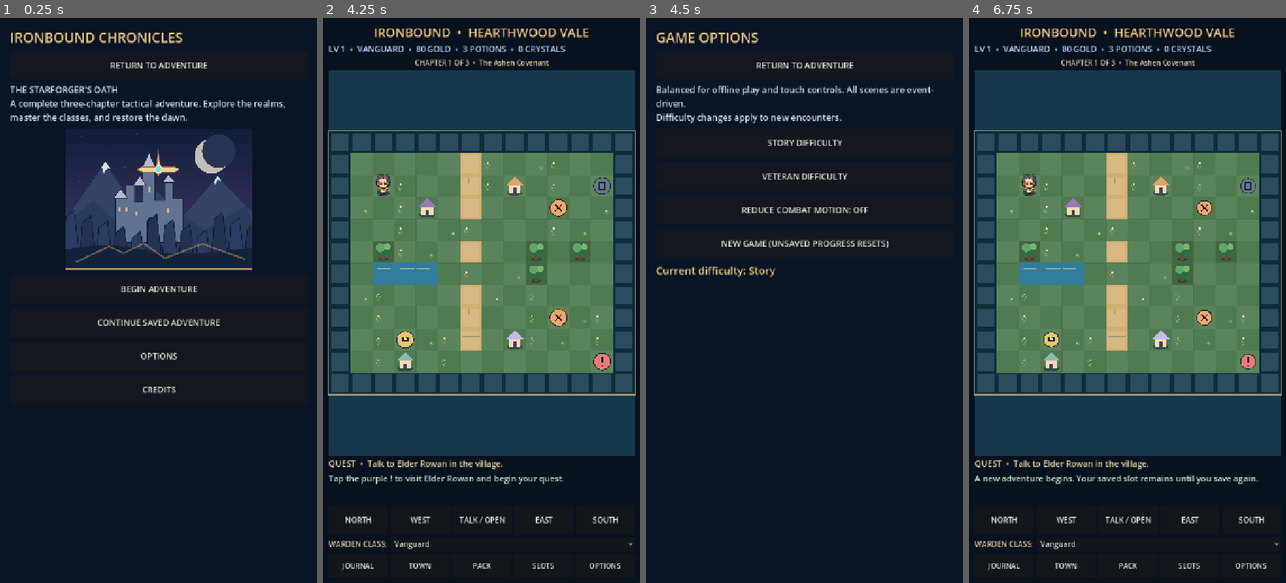
Above: before the commit, frames 1-4 (left to right).
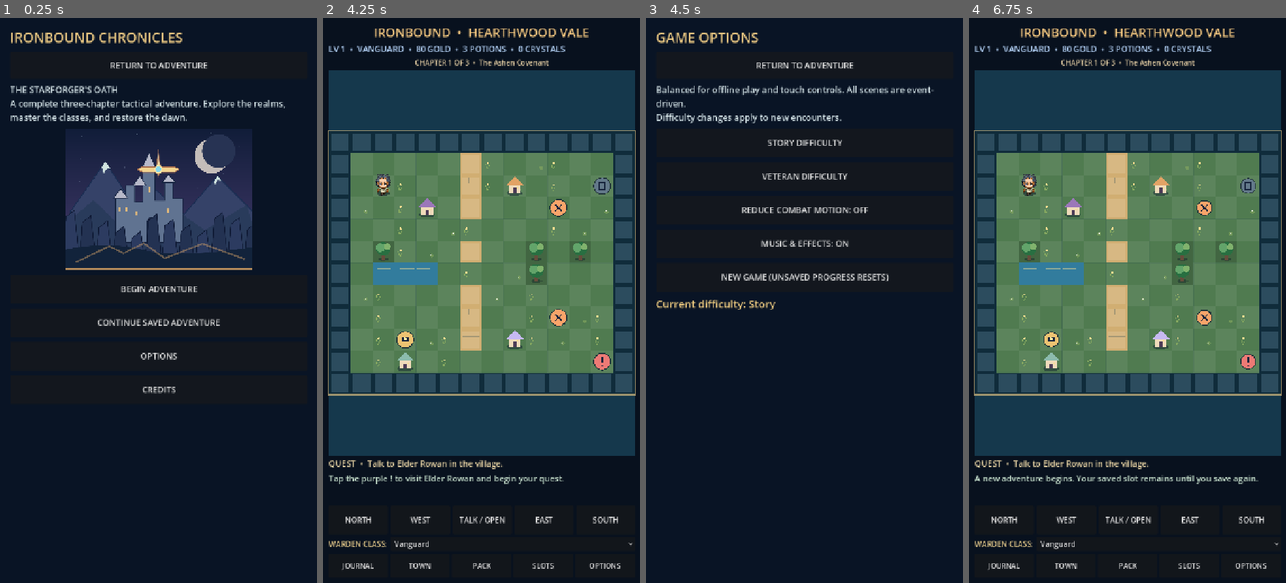
Above: after the commit, the same moments.

Repository: timnagytaxes-svg/android-test-apk
Game: Godot game, scene res://v06/world_game.tscn
Two runs of this game, one before a commit and one after it. Both use one fixed random seed, a clock stepped at 60 frames per second and the inputs below.
Inputs:
- Up to frame 1 (0.25 s): no input
- Up to frame 2 (4.25 s): click "JOURNAL" at 0.5 s; click "TOWN" at 1.25 s; click "PACK" at 2 s; click "SLOTS" at 2.75 s; click "BEGIN ADVENTURE" at 3.5 s
- Up to frame 3 (4.5 s): click "OPTIONS" at 4.25 s
- Up to frame 4 (6.75 s): click "STORY DIFFICULTY" at 5 s; click "STORY DIFFICULTY" at 5.75 s; click "NEW GAME (UNSAVED PROGRESS RE…" at 6.5 s

Frames 1-2 are identical in both runs. In frame 3, 1.6% of the frame differs, in the area x 3-77%, y 39-52%; in frame 4, nothing differs.

Commit message:
Add original synthesized JRPG sound, ambient themes and saved audio settings

Diff:
--- a/godot/v06/campaign/campaign.gd
+++ b/godot/v06/campaign/campaign.gd
@@ -15,6 +15,7 @@
 var forge_armor: int = 0
 var difficulty: int = CLASSIC_DIFFICULTY
 var reduced_motion: bool = false
+var sound_enabled: bool = true
 var encounters_won: int = 0
 var encounters_lost: int = 0
 var treasures_found: int = 0
@@ -162,7 +163,7 @@
         states.append(zone.to_dict())
     return {"schema": 1, "chapter": chapter, "gold": gold, "crystals": crystals,
         "forge_power": forge_power, "forge_armor": forge_armor,
-        "difficulty": difficulty, "reduced_motion": reduced_motion,
+        "difficulty": difficulty, "reduced_motion": reduced_motion, "sound_enabled": sound_enabled,
         "encounters_won": encounters_won, "encounters_lost": encounters_lost,
         "treasures_found": treasures_found, "party_wounds": party_wounds.duplicate(),
         "achievements": achievements.duplicate(), "zones": states}
@@ -212,6 +213,7 @@
     treasures_found = maxi(0, int(data.get("treasures_found",0)))
     difficulty = mode
     reduced_motion = bool(data.get("reduced_motion",false))
+    sound_enabled = bool(data.get("sound_enabled",true))
     party_wounds = saved_wounds.duplicate()
     achievements.clear()
     for item: Variant in data["achievements"]:
--- /dev/null
+++ b/godot/v06/presentation/sound.gd
@@ -0,0 +1,112 @@
+class_name V6Sound
+extends Node
+
+# Entirely original synthesized fantasy chimes. No external audio libraries,
+# licensed music or network streams. WAV buffers are generated only once.
+const RATE: int = 16000
+
+var enabled: bool = true
+var _effects: Dictionary = {}
+var _themes: Dictionary = {}
+var _music: AudioStreamPlayer
+var _voices: Array[AudioStreamPlayer] = []
+var _next_voice: int = 0
+var _current_theme: String = ""
+
+func _ready() -> void:
+    _music = AudioStreamPlayer.new()
+    _music.volume_db = -26.0
+    add_child(_music)
+    for i: int in range(3):
+        var voice := AudioStreamPlayer.new()
+        voice.volume_db = -12.0
+        add_child(voice)
+        _voices.append(voice)
+    _effects["ui"] = _tone(740.0, 0.09, "sine")
+    _effects["step"] = _tone(360.0, 0.07, "low")
+    _effects["shop"] = _tone(980.0, 0.17, "bell")
+    _effects["potion"] = _tone(580.0, 0.21, "bell")
+    _effects["spell"] = _tone(880.0, 0.24, "bell")
+    _effects["hit"] = _tone(180.0, 0.16, "low")
+    _effects["victory"] = _tone(1175.0, 0.37, "bell")
+    _effects["defeat"] = _tone(190.0, 0.37, "low")
+    _effects["portal"] = _tone(630.0, 0.40, "bell")
+    _themes["world"] = _melody([220.0, 329.6, 392.0, 329.6, 261.6, 349.2, 440.0, 349.2], 0.42)
+    _themes["battle"] = _melody([164.8, 220.0, 246.9, 220.0, 164.8, 196.0, 293.7, 261.6], 0.26)
+    set_theme("world")
+
+func set_enabled(value: bool) -> void:
+    enabled = value
+    if enabled:
+        set_theme("world" if _current_theme.is_empty() else _current_theme)
+    else:
+        _music.stop()
+        for voice: AudioStreamPlayer in _voices:
+            voice.stop()
+
+func set_theme(mode: String) -> void:
+    if not _themes.has(mode):
+        return
+    if _current_theme == mode and _music.playing:
+        return
+    _current_theme = mode
+    if not enabled:
+        return
+    _music.stop()
+    _music.stream = _themes[mode]
+    _music.play()
+
+func play_sfx(kind: String) -> void:
+    if not enabled or not _effects.has(kind) or _voices.is_empty():
+        return
+    var voice: AudioStreamPlayer = _voices[_next_voice]
+    _next_voice = (_next_voice + 1) % _voices.size()
+    voice.stop()
+    voice.stream = _effects[kind]
+    voice.play()
+
+func _tone(frequency: float, length_seconds: float, waveform: String) -> AudioStreamWAV:
+    var count: int = int(float(RATE)*length_seconds)
+    var pcm := PackedByteArray()
+    pcm.resize(count*2)
+    for i: int in range(count):
+        var t: float = float(i)/float(RATE)
+        var progress: float = float(i)/float(count)
+        var pitch: float = frequency*(1.0-0.23*progress)
+        var carrier: float = sin(TAU*pitch*t)
+        if waveform == "bell":
+            carrier += 0.31*sin(TAU*pitch*2.02*t)
+        elif waveform == "low":
+            carrier += 0.45*sin(TAU*pitch*0.51*t)
+        var envelope: float = pow(1.0-progress, 2.3)
+        var amplitude: int = int(clampf(carrier*envelope*9500.0,-32000.0,32000.0))
+        pcm.encode_s16(i*2,amplitude)
+    var stream := AudioStreamWAV.new()
+    stream.format = AudioStreamWAV.FORMAT_16_BITS
+    stream.mix_rate = RATE
+    stream.stereo = false
+    stream.data = pcm
+    return stream
+
+func _melody(notes: Array[float], note_duration: float) -> AudioStreamWAV:
+    var frames_per_note: int = int(float(RATE)*note_duration)
+    var count: int = frames_per_note*notes.size()
+    var pcm := PackedByteArray()
+    pcm.resize(count*2)
+    for i: int in range(count):
+        var note_index: int = mini(i/frames_per_note,notes.size()-1)
+        var local: float = float(i%frames_per_note)/float(frames_per_note)
+        var t: float = float(i)/float(RATE)
+        var f: float = notes[note_index]
+        var signal_value: float = 0.54*sin(TAU*f*t)+0.21*sin(TAU*f*2.0*t)+0.18*sin(TAU*f/2.0*t)
+        var envelope: float = minf(1.0,local*10.0)*pow(1.0-local,0.6)
+        pcm.encode_s16(i*2,int(clampf(signal_value*envelope*6600.0,-32000.0,32000.0)))
+    var stream := AudioStreamWAV.new()
+    stream.format = AudioStreamWAV.FORMAT_16_BITS
+    stream.mix_rate = RATE
+    stream.stereo = false
+    stream.data = pcm
+    stream.loop_mode = AudioStreamWAV.LOOP_FORWARD
+    stream.loop_begin = 0
+    stream.loop_end = count
+    return stream
--- a/godot/v06/world_game.gd
+++ b/godot/v06/world_game.gd
@@ -12,12 +12,16 @@
 var menu_row: HBoxContainer
 var _returning: bool = false
 var _save_store := V6SaveStore.new()
+var _sound: V6Sound
 
 func _ready() -> void:
     super._ready()
     _install_world()
     _install_menu()
     _install_overlay()
+    _sound = V6Sound.new()
+    add_child(_sound)
+    game.animate.connect(_play_combat_sound)
     _refresh()
     _open_panel("title")
 
@@ -192,6 +196,7 @@
             _panel_button("STORY DIFFICULTY",_difficulty.bind(0))
             _panel_button("VETERAN DIFFICULTY",_difficulty.bind(1))
             _panel_button("REDUCE COMBAT MOTION: %s" % ("ON" if campaign.reduced_motion else "OFF"),_toggle_motion)
+            _panel_button("MUSIC & EFFECTS: %s" % ("ON" if campaign.sound_enabled else "OFF"),_toggle_sound)
             _panel_button("NEW GAME (UNSAVED PROGRESS RESETS)",_reset_campaign)
             _section("Current difficulty: %s" % ("Veteran" if campaign.difficulty == 1 else "Story"))
         "ending":
@@ -202,6 +207,8 @@
 
 func _purchase(product: String) -> void:
     if campaign.shop_purchase(product,game.bag):
+        if _sound != null:
+            _sound.play_sfx("shop")
         _save_world(true)
     _refresh()
     _open_panel("camp" if overlay_mode == "camp" else "shop")
@@ -240,6 +247,19 @@
     _save_world(true)
     _refresh()
     _open_panel("settings")
+
+func _toggle_sound() -> void:
+    campaign.sound_enabled = not campaign.sound_enabled
+    if _sound != null:
+        _sound.set_enabled(campaign.sound_enabled)
+    _save_world(true)
+    _open_panel("settings")
+
+func _play_combat_sound(event: Dictionary) -> void:
+    if _sound == null:
+        return
+    var kind: String = str(event.get("kind","attack"))
+    _sound.play_sfx("potion" if kind in ["mend","potion"] else ("spell" if kind in ["ember","frost","arc","surge"] else "hit"))
 
 func _toggle_motion() -> void:
     campaign.reduced_motion = not campaign.reduced_motion
@@ -254,6 +274,8 @@
     game.bag = ModuleInventory.new()
     game.progression = V4Progression.new()
     _change_world(campaign.current_zone())
+    if _sound != null:
+        _sound.set_enabled(true)
     _message = "A new adventure begins. Your saved slot remains until you save again."
     _close_panel()
     _refresh()
@@ -284,11 +306,19 @@
 func _interact_here() -> void:
     var place: String = (world as V6ZoneWorld).location_id(world.player)
     match place:
-        "merchant": _open_panel("shop")
-        "camp": _open_panel("camp")
+        "merchant":
+            if _sound != null:
+                _sound.play_sfx("ui")
+            _open_panel("shop")
+        "camp":
+            if _sound != null:
+                _sound.play_sfx("ui")
+            _open_panel("camp")
         "chronicle": _open_panel("journal")
         "gate_forward":
             if campaign.travel(campaign.chapter + 1):
+                if _sound != null:
+                    _sound.play_sfx("portal")
                 _stop_walk()
                 _change_world(campaign.current_zone())
                 _message = "A new chapter begins: " + str(V6ZoneWorld.ZONE_DATA[campaign.chapter]["story"])
@@ -298,6 +328,8 @@
             _refresh()
         "gate_back":
             if campaign.travel(campaign.chapter - 1):
+                if _sound != null:
+                    _sound.play_sfx("portal")
                 _stop_walk()
                 _change_world(campaign.current_zone())
                 _message = "You return to %s." % str(V6ZoneWorld.ZONE_DATA[campaign.chapter]["name"])
@@ -319,6 +351,8 @@
         return
     _stop_walk()
     _close_panel()
+    if _sound != null:
+        _sound.set_theme("battle")
     _active_encounter = encounter
     _returning = false
     game.new_encounter(false, (world as V6ZoneWorld).battle_key(encounter))
@@ -341,6 +375,9 @@
     _returning = true
     var result: bool = game.battle.result == "VICTORY"
     campaign.record_battle(_active_encounter,result,game.battle)
+    if _sound != null:
+        _sound.play_sfx("victory" if result else "defeat")
+        _sound.set_theme("world")
     super._return_from_battle()
     _returning = false
     _refresh()
@@ -382,6 +419,8 @@
     game.progression = next_progress
     game.generation += 1
     _change_world(campaign.current_zone())
+    if _sound != null:
+        _sound.set_enabled(campaign.sound_enabled)
     _message = "Slot %d restored. Welcome back!" % save_slot
     _refresh()
     return true
